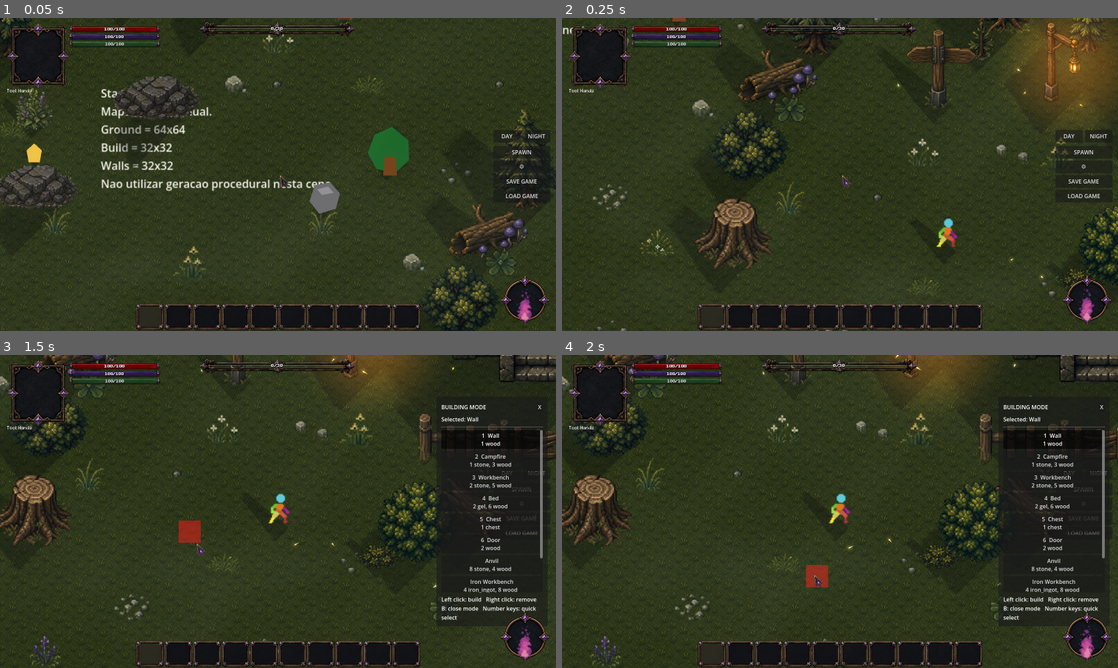
Above: before the commit, frames 1-4 (two rows, left to right).
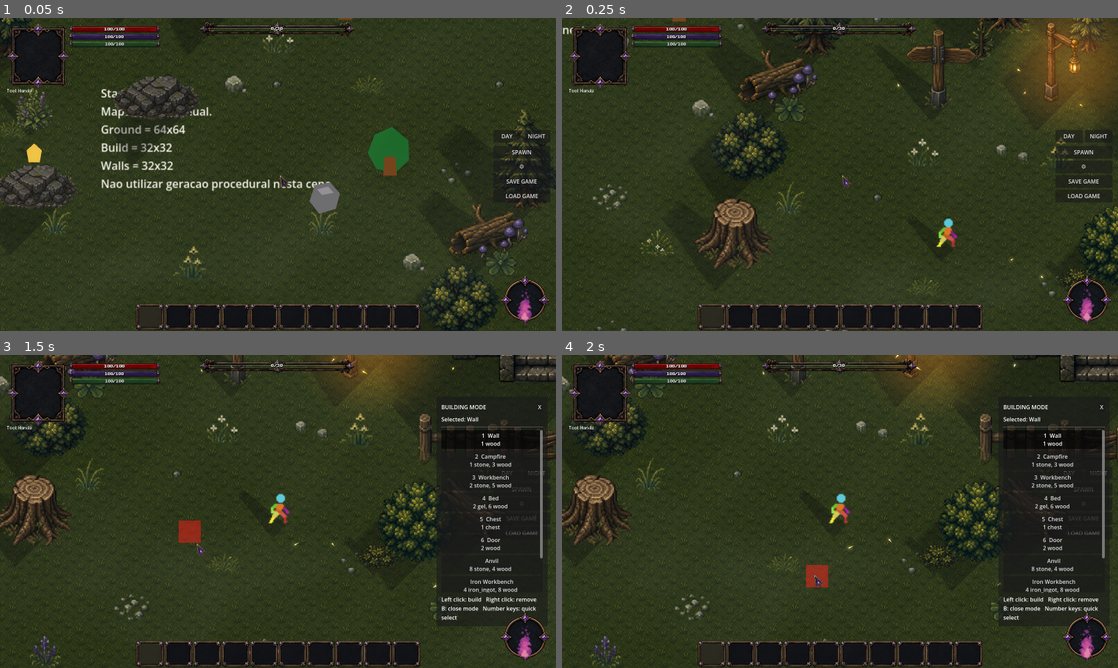
Above: after the commit, the same moments.

Repository: ramonsamagaio/Oathwake-Main
Game: Godot game, scene res://scenes/game/Game.tscn
Two runs of this game, one before a commit and one after it. Both use one fixed random seed, a clock stepped at 60 frames per second and the inputs below. This scene is started directly instead of the project's main scene.
Inputs (mouse positions are in pixels of both pictures, inside the frame that each line leads up to):
- Up to frame 1 (0.05 s): no input
- Up to frame 2 (0.25 s): no input
- Up to frame 3 (1.5 s): tap Enter at 0.5 s; move the mouse to (400, 495) at 0.52 s; hold D 0.53-1.25 s; tap B at 0.6 s; click (400, 495) at 0.67 s; tap Space at 0.77 s; drag from (166, 527) to (250, 574) at 1.27 s
- Up to frame 4 (2 s): no input

The runs differ from the first frame. In frame 1, less than 0.1% of the frame differs, in the area x 7-91%, y 0-79%; in frame 2, less than 0.1%; in frame 3, less than 0.1%; in frame 4, less than 0.1%.

Commit message:
Pin profiled shadow roots to caster contacts

Diff:
--- a/scripts/effects/ProfiledProjectedShadow.gd
+++ b/scripts/effects/ProfiledProjectedShadow.gd
@@ -124,8 +124,8 @@
 
 func _apply_profile_projection(
 	frame_size: Vector2,
-	centered: bool,
-	sprite_offset: Vector2,
+	_centered: bool,
+	_sprite_offset: Vector2,
 	relative_transform: Transform2D
 ) -> void:
 	var global_shadow_config := _get_live_global_config()
@@ -137,14 +137,12 @@
 		return
 	_profile_mask_texture = mask_texture
 
+	# The runtime resolves this point from the visual node's local bottom-center,
+	# then converts it through the complete transform chain into target-local space.
+	# Vector2.ZERO is a valid contact when the sprite was authored around its feet.
 	var contact := _foot_offset
 	if not contact.is_finite():
 		contact = Vector2.ZERO
-	if contact.is_zero_approx() and _target != _source:
-		var base_top_left := sprite_offset
-		if centered:
-			base_top_left -= frame_size * 0.5
-		contact = relative_transform * Vector2(base_top_left.x + frame_size.x * 0.5, base_top_left.y + frame_size.y)
 
 	var profile_width_scale := maxf(float(_config.get("shadow_profile_width_scale", 1.0)), 0.05)
 	var profile_length_scale := maxf(float(_config.get("shadow_profile_length_scale", 1.0)), 0.05)
@@ -156,13 +154,16 @@
 		visual_size.y * maxf(float(profile.get("length_ratio", 0.92)), 0.05),
 		float(profile.get("minimum_length", 18.0))
 	) * _projection_stretch * profile_length_scale
-	var root_overlap := _projection_root_overlap * maxf(float(profile.get("root_overlap_multiplier", 1.0)), 0.0)
+	var requested_root_overlap := _projection_root_overlap * maxf(float(profile.get("root_overlap_multiplier", 1.0)), 0.0)
 
 	var direction := _projection_direction.normalized()
 	if direction.length_squared() <= 0.0001:
 		direction = Vector2.UP
 	var side_axis := direction.rotated(PI * 0.5).normalized()
-	var root_center := contact - direction * root_overlap
+
+	# The root is the hinge. It never follows the light direction and never gets
+	# offset by seam-hiding overlap. Only the tip rotates around this ground point.
+	var root_center := contact
 	var tip_center := root_center + direction * length
 	var half_width := width * 0.5
 
@@ -173,8 +174,6 @@
 		root_center - side_axis * half_width,
 	])
 	# Polygon2D UVs are texture-pixel coordinates, not normalized 0..1 values.
-	# Sampling 0..1 on a 64x128 mask only touched its transparent first pixel,
-	# which made every daytime profile shadow effectively invisible.
 	var mask_size := mask_texture.get_size()
 	uv = PackedVector2Array([
 		Vector2(0.0, 0.0),
@@ -191,7 +190,10 @@
 	set_meta("shadow_profile_display_name", str(profile.get("display_name", "Shadow Profile")))
 	set_meta("shadow_profile_width", width)
 	set_meta("shadow_profile_length", length)
-	set_meta("shadow_profile_root_overlap", root_overlap)
+	set_meta("shadow_profile_requested_root_overlap", requested_root_overlap)
+	set_meta("shadow_profile_root_overlap", 0.0)
+	set_meta("shadow_profile_contact_pinned", true)
+	set_meta("shadow_profile_root_matches_contact", root_center.distance_to(contact) <= 0.001)
 	set_meta("shadow_profile_ignores_frame_silhouette", true)
 	set_meta("shadow_profile_uv_pixel_space", true)
 	set_meta("shadow_profile_mask_size", mask_size)
